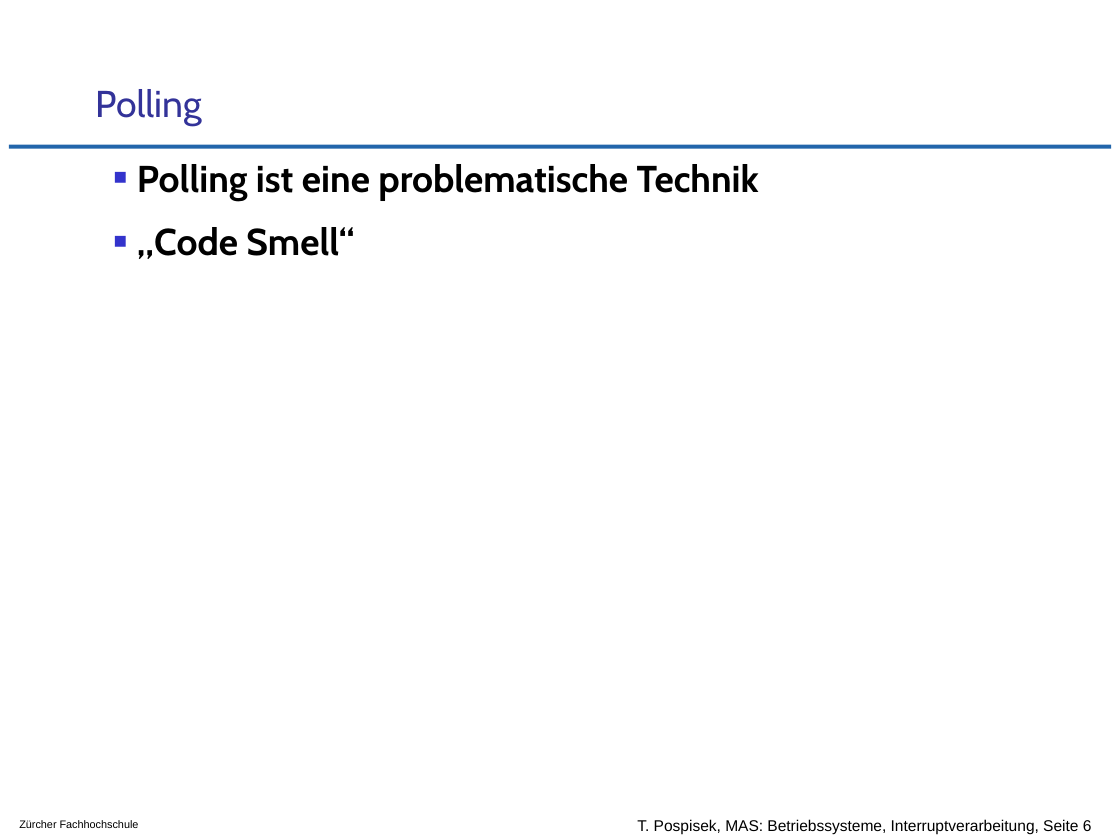
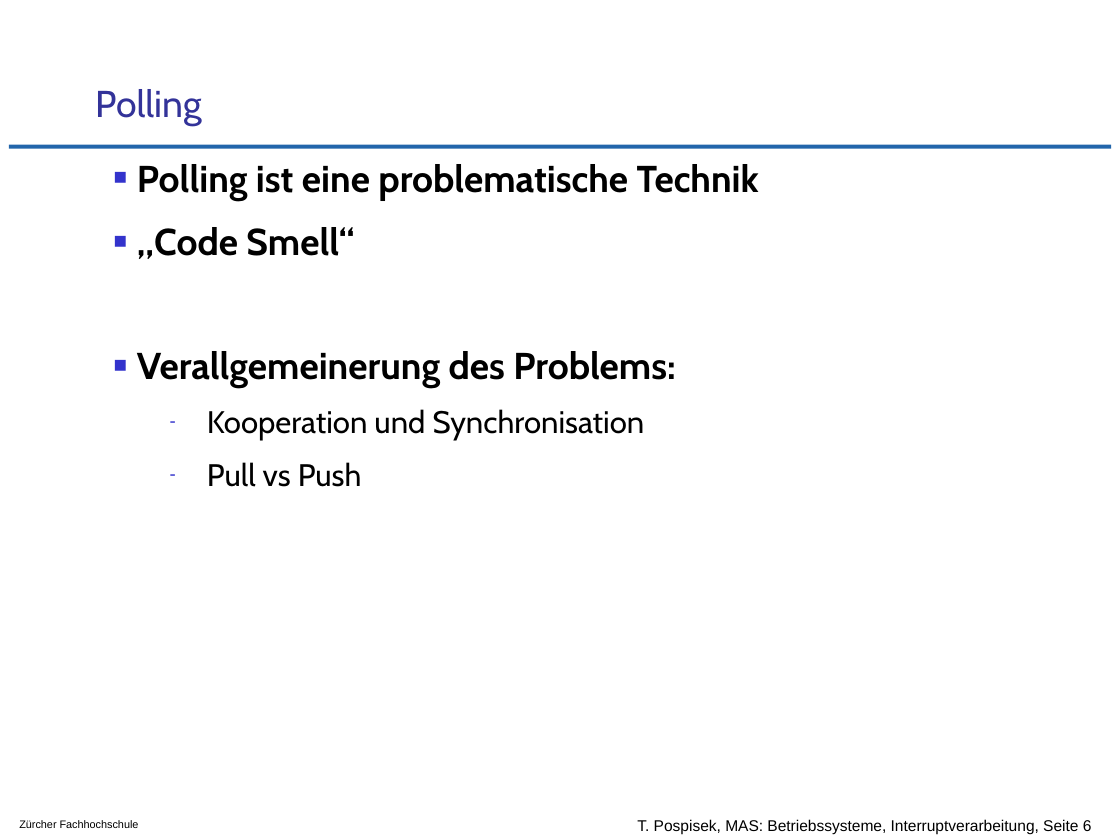
Before and after one commit to tpo/betriebssysteme, a slide deck: slide 6 of 04-3_Interruptverarbeitung_in_Betriebssystemen.odp. Drawn at 1120x840 pixels with LibreOffice and Linux fonts; fonts in the diff are those of the drawing; background and template pictures are left out. Boxes give left, top, right and bottom in pixels: in the first picture for what was removed or moved away, otherwise in the second. Text is boxed around its words. In the diff, an @@ line names an element or a change of style, - is before the commit and + after.

```diff
--- a/04-3_Interruptverarbeitung_in_Betriebssystemen.odp
+++ b/04-3_Interruptverarbeitung_in_Betriebssystemen.odp
@@ text at [137, 351, 675, 487]: paragraphs added @@
+■ Verallgemeinerung des Problems:
+  – Kooperation und Synchronisation
+  – Pull vs Push
```
Also in this commit, not shown: 3 other slides changed, 15 other files.
